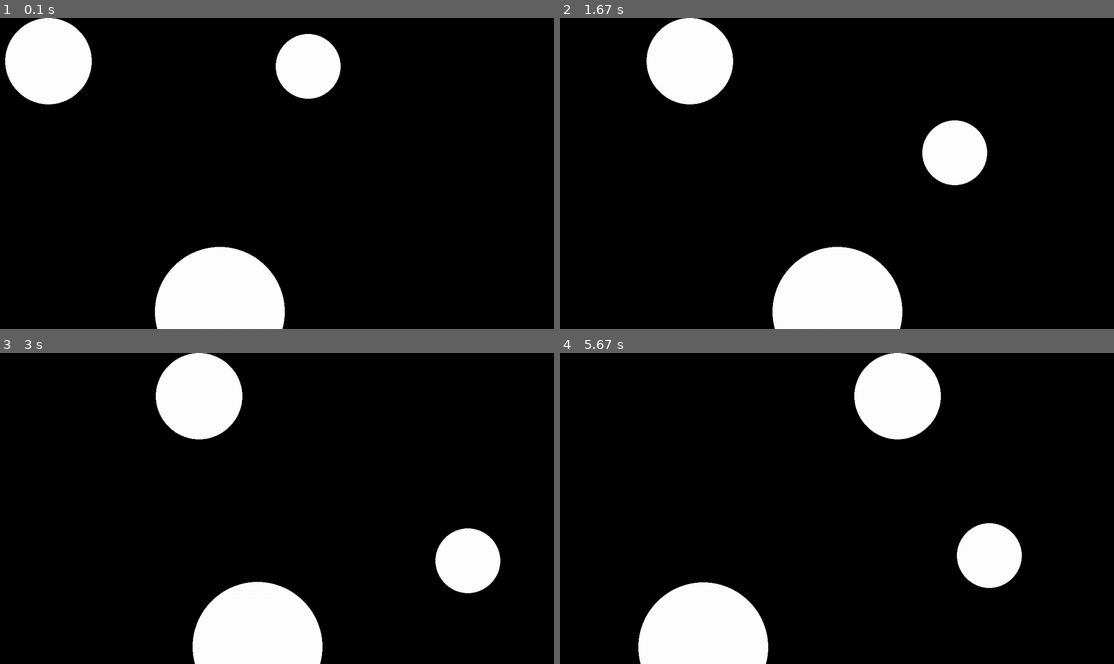
Above: before the commit, frames 1-4 (two rows, left to right).
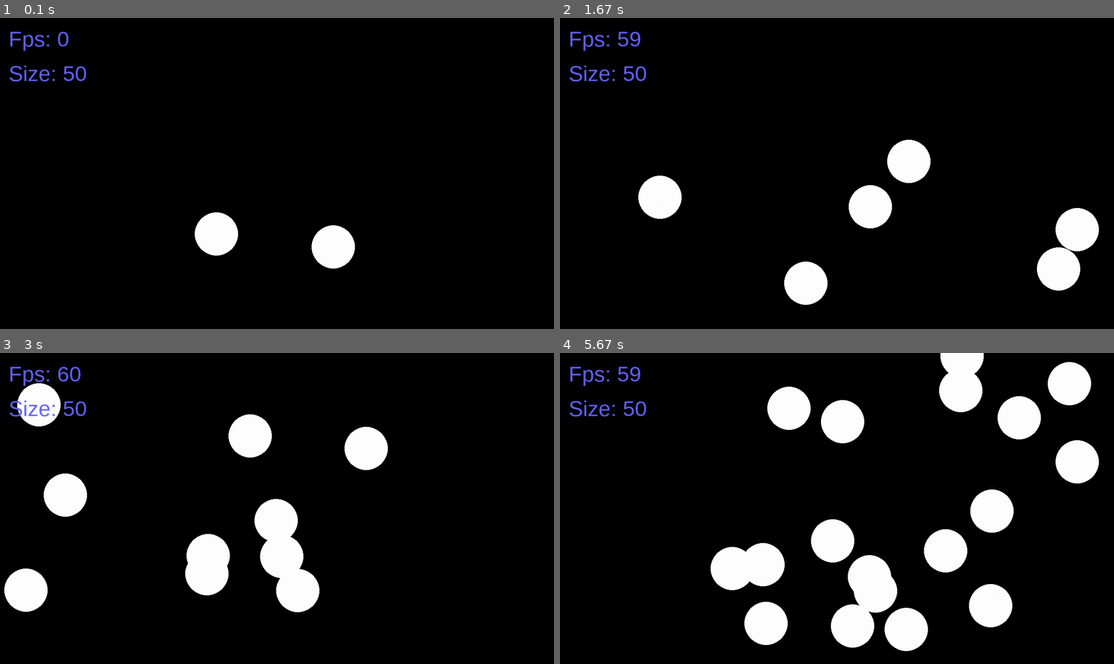
Above: after the commit, the same moments.

Repository: cekmop-npu3/Pygame
Game: pygame game, started from billiard.py
Two runs of this game, one before a commit and one after it. Both use one fixed random seed, a clock stepped at 60 frames per second and the inputs below.
Inputs (mouse positions are in pixels of both pictures, inside the frame that each line leads up to):
- Up to frame 1 (0.1 s): no input
- Up to frame 2 (1.67 s): press the mouse at (837, 195) at 0.37 s; move the mouse to (770, 185) at 0.47 s; release the mouse at (704, 176) at 0.6 s; press the mouse at (837, 195) at 0.7 s; move the mouse to (748, 129) at 0.8 s; release the mouse at (654, 61) at 0.93 s; press the mouse at (837, 195) at 1.03 s; move the mouse to (748, 154) at 1.13 s; release the mouse at (659, 114) at 1.27 s; press the mouse at (837, 195) at 1.37 s; move the mouse to (881, 173) at 1.47 s; release the mouse at (925, 154) at 1.6 s
- Up to frame 3 (3 s): press the mouse at (277, 530) at 1.7 s; move the mouse to (277, 576) at 1.8 s; release the mouse at (282, 623) at 1.93 s; press the mouse at (277, 530) at 2.03 s; move the mouse to (310, 471) at 2.13 s; release the mouse at (337, 415) at 2.27 s; press the mouse at (277, 530) at 2.37 s; move the mouse to (293, 558) at 2.47 s; release the mouse at (315, 586) at 2.6 s; press the mouse at (277, 530) at 2.7 s; move the mouse to (260, 471) at 2.8 s; release the mouse at (243, 415) at 2.93 s
- Up to frame 4 (5.67 s): press the mouse at (837, 530) at 3.03 s; move the mouse to (864, 492) at 3.13 s; release the mouse at (886, 455) at 3.27 s; press the mouse at (837, 530) at 3.37 s; move the mouse to (842, 570) at 3.47 s; release the mouse at (848, 614) at 3.6 s; press the mouse at (837, 530) at 3.7 s; move the mouse to (742, 570) at 3.8 s; release the mouse at (643, 611) at 3.93 s; press the mouse at (837, 530) at 4.03 s; move the mouse to (748, 533) at 4.13 s; release the mouse at (659, 539) at 4.27 s; press the mouse at (837, 530) at 4.37 s; move the mouse to (881, 517) at 4.47 s; release the mouse at (920, 508) at 4.6 s; press the mouse at (837, 530) at 4.7 s; move the mouse to (864, 555) at 4.8 s; release the mouse at (892, 580) at 4.93 s; press the mouse at (837, 530) at 5.03 s; move the mouse to (792, 483) at 5.13 s; release the mouse at (742, 440) at 5.27 s; press the mouse at (837, 530) at 5.37 s; move the mouse to (798, 552) at 5.47 s; release the mouse at (753, 576) at 5.6 s

The runs differ from the first frame. In frame 1, 12% of the frame differs, in the area x 0-65%, y 0-100%; in frame 2, 14%; in frame 3, 18%; in frame 4, 24%, in the area x 1-98%, y 0-100%.

Commit message:
Add files via upload

Diff:
--- a/billiard.py
+++ b/billiard.py
@@ -2,11 +2,13 @@
 import pygame
 from sys import exit
 from typing import Union
-from math import dist, radians, cos, sin
+from math import dist, radians, cos, sin, atan2, degrees
 from itertools import combinations
 
 
 class Vector:
+    __slots__ = 'start_pos', 'end_pos', 'length'
+
     def __init__(self, end_pos: list[float, float], start_pos: list[float, float] = (.0, .0)):
         self.start_pos = start_pos
         self.end_pos = end_pos
@@ -20,7 +22,7 @@
             ]
         )
 
-    def _add(self, other: Vector) -> Vector:
+    def add(self, other: Vector) -> Vector:
         return Vector(
             end_pos=[
                 self.end_pos[0] + other.end_pos[0],
@@ -29,7 +31,7 @@
         )
 
     @staticmethod
-    def _sub(vec1: Vector, vec2: Vector) -> Vector:
+    def sub(vec1: Vector, vec2: Vector) -> Vector:
         return Vector(
             end_pos=[
                 vec1.end_pos[0] - vec2.end_pos[0],
@@ -37,7 +39,7 @@
             ]
         )
 
-    def _mul(self, other: Union[Vector, float]) -> Union[Vector, float]:
+    def mul(self, other: Union[Vector, float]) -> Union[Vector, float]:
         return self.end_pos[0] * other.end_pos[0] + self.end_pos[1] * other.end_pos[1] if isinstance(other, Vector) else Vector(
             end_pos=[
                 self.end_pos[0] * other, self.end_pos[1] * other
@@ -48,36 +50,29 @@
         return f'Vector({self.length=}, {self.end_pos=}, {self.start_pos=})'
 
     def __mul__(self, other: Union[Vector, float]) -> Union[Vector, float]:
-        return self._mul(other)
+        return self.mul(other)
 
     def __rmul__(self, other: Union[Vector, float]) -> Union[Vector, float]:
-        return self._mul(other)
+        return self.mul(other)
 
     def __sub__(self, other: Vector) -> Vector:
-        return self._sub(self, other)
+        return self.sub(self, other)
 
     def __rsub__(self, other: Vector) -> Vector:
-        return self._sub(other, self)
+        return self.sub(other, self)
 
     def __add__(self, other: Vector) -> Vector:
-        return self._add(other)
+        return self.add(other)
 
     def __radd__(self, other: Vector) -> Vector:
-        return self._add(other)
+        return self.add(other)
 
 
 class Ball:
-    def __init__(
-            self,
-            window,
-            center: tuple[Union[int, float], Union[int, float]],
-            radius: float,
-            velocity: float,
-            angle: float,
-            color: tuple = (255, 255, 255, 100),
-            width: int = 0
-    ):
-        self._window = window
+    __slots__ = 'window', 'x', 'y', 'radius', 'mass', 'color', 'width', 'vector'
+
+    def __init__(self, window, center: tuple[Union[int, float], Union[int, float]], radius: float, velocity: float, angle: float, color: tuple = (255, 255, 255, 100), width: int = 0):
+        self.window = window
         self.x = center[0]
         self.y = center[1]
         self.radius = radius
@@ -87,77 +82,76 @@
         self.vector = Vector(end_pos=[velocity * cos(radians(angle)), velocity * sin(radians(angle))])
 
     @staticmethod
-    def _calculate_velocity(ball: Ball, other: Ball) -> Vector:
+    def calculate_velocity(ball: Ball, other: Ball) -> Vector:
         unit_normal = Vector(start_pos=[ball.x, ball.y], end_pos=[other.x, other.y]).normalize()
         unit_tangent = Vector(end_pos=[-unit_normal.end_pos[1], unit_normal.end_pos[0]])
         return ((unit_normal * ball.vector * (ball.mass - other.mass) + 2 * other.mass * unit_normal * other.vector) / (ball.mass + other.mass)) * unit_normal + unit_tangent * ball.vector * unit_tangent
 
     def collision(self, other: Ball):
-        if dist([self.x, self.y], [other.x, other.y]) <= self.radius + other.radius:
-            vec1 = self._calculate_velocity(self, other)
-            vec2 = self._calculate_velocity(other, self)
+        if dist([self.x, self.y], [other.x, other.y]) < self.radius + other.radius:
+            vec1 = self.calculate_velocity(self, other)
+            vec2 = self.calculate_velocity(other, self)
             self.vector, other.vector = vec1, vec2
 
     def update(self):
-        if self.x + self.radius > self._window.get_width() or self.x - self.radius < 0:
+        if self.x + self.radius > self.window.get_width() or self.x - self.radius < 0:
             self.vector.end_pos[0] *= -1
-        if self.y + self.radius > self._window.get_height() or self.y - self.radius < 0:
+        if self.y + self.radius > self.window.get_height() or self.y - self.radius < 0:
             self.vector.end_pos[1] *= -1
         self.x += self.vector.end_pos[0]
         self.y += self.vector.end_pos[1]
-        pygame.draw.circle(self._window, color=self.color, center=(self.x, self.y), radius=self.radius,
-                           width=self.width)
-
-    def x_ray(self):
-        pygame.draw.line(self._window, color=(100, 100, 255), start_pos=(self.x, self.y), end_pos=(
-            self.x + 30 * self.vector.end_pos[0],
-            self.y + 30 * self.vector.end_pos[1]),
-                         width=5)
-        pygame.draw.line(self._window, color=(100, 255, 100), start_pos=(self.x, self.y), end_pos=(
-            self.x,
-            self.y + 30 * self.vector.end_pos[1]),
-                         width=5)
-        pygame.draw.line(self._window, color=(255, 100, 100), start_pos=(self.x, self.y), end_pos=(
-            self.x + 30 * self.vector.end_pos[0],
-            self.y), width=5)
+        pygame.draw.circle(self.window, color=self.color, center=(self.x, self.y), radius=self.radius, width=self.width)
 
 
 class Window:
     def __init__(self, title: str):
+        pygame.init()
         self.window = pygame.display.set_mode(flags=pygame.FULLSCREEN)
         pygame.display.set_caption(title)
         self.clock = pygame.time.Clock()
+        self._post_init()
+
+    def _post_init(self):
         self.balls = [
-            Ball(self.window, (500, 680), 150, 2, 45),
-            Ball(self.window, (700, 100), 75, 3, 45),
-            Ball(self.window, (100, 100), 100, 2, 0),
-            Ball(self.window, (1000, 800), 25, 5, 0),
-            Ball(self.window, (1500, 900), 150, 5, 15),
-            Ball(self.window, (1200, 800), 25, 5, 360),
-            Ball(self.window, (1300, 800), 50, 5, 75),
-            Ball(self.window, (1000, 900), 25, 5, 94)
+            Ball(self.window, (500, 500), 50, 0, 0),
+            Ball(self.window, (800, 530), 50, 5, 180),
+            Ball(self.window, (1500, 500), 50, 0, 0),
+            Ball(self.window, (1500, 800), 50, 5, -90),
         ]
+        self.press_pos = tuple()
+        self.ball_size = 50
+        self.increment = 1
 
     def update(self):
-        self.window.fill((0, 0, 0))
         [ball.update() for ball in self.balls]
-        keys = pygame.key.get_pressed()
-        if keys[pygame.K_TAB]:
-            [ball.x_ray() for ball in self.balls]
         [ball.collision(other) for ball, other in combinations(self.balls, 2)]
+        self.window.blit(pygame.font.SysFont('arial', 50).render(f'Fps: {str(int(self.clock.get_fps()))}', True, (100, 100, 255)), (20, 20))
+        self.window.blit(pygame.font.SysFont('arial', 50).render(f'Size: {str(self.ball_size)}', True, (100, 100, 255)), (20, 100))
         pygame.display.update()
+
+    def event_handler(self):
+        for event in pygame.event.get():
+            if event.type == pygame.QUIT:
+                exit()
+            if event.type == pygame.KEYDOWN and event.key == pygame.K_ESCAPE:
+                exit()
+            if event.type == pygame.MOUSEWHEEL:
+                self.ball_size = (a if (a := self.ball_size + self.increment) < 300 else 300) if event.y > 0 else (b if (b := self.ball_size - self.increment) > 1 else 1)
+            if event.type == pygame.MOUSEBUTTONDOWN and event.button == 1:
+                self.press_pos = pygame.mouse.get_pos()
+            if event.type == pygame.MOUSEBUTTONUP and event.button == 1:
+                self.balls.append(Ball(self.window, (a := pygame.mouse.get_pos()), self.ball_size, dist([self.press_pos[0], self.press_pos[1]], [a[0], a[1]]) // 20, degrees(atan2((self.press_pos[1] - a[1]), self.press_pos[0] - a[0]))))
+        keys = pygame.mouse.get_pressed()
+        if keys[0]:
+            pygame.draw.line(self.window, (255, 255, 255), self.press_pos, pygame.mouse.get_pos(), width=3)
 
     def run(self):
         while True:
-            for event in pygame.event.get():
-                if event.type == pygame.QUIT:
-                    exit()
-                if event.type == pygame.KEYDOWN:
-                    if event.key == pygame.K_ESCAPE:
-                        exit()
+            self.window.fill((0, 0, 0))
+            self.event_handler()
             self.update()
             self.clock.tick(60)
 
 
 if __name__ == '__main__':
-    Window('Balls').run()
+    Window('Pool Game').run()
